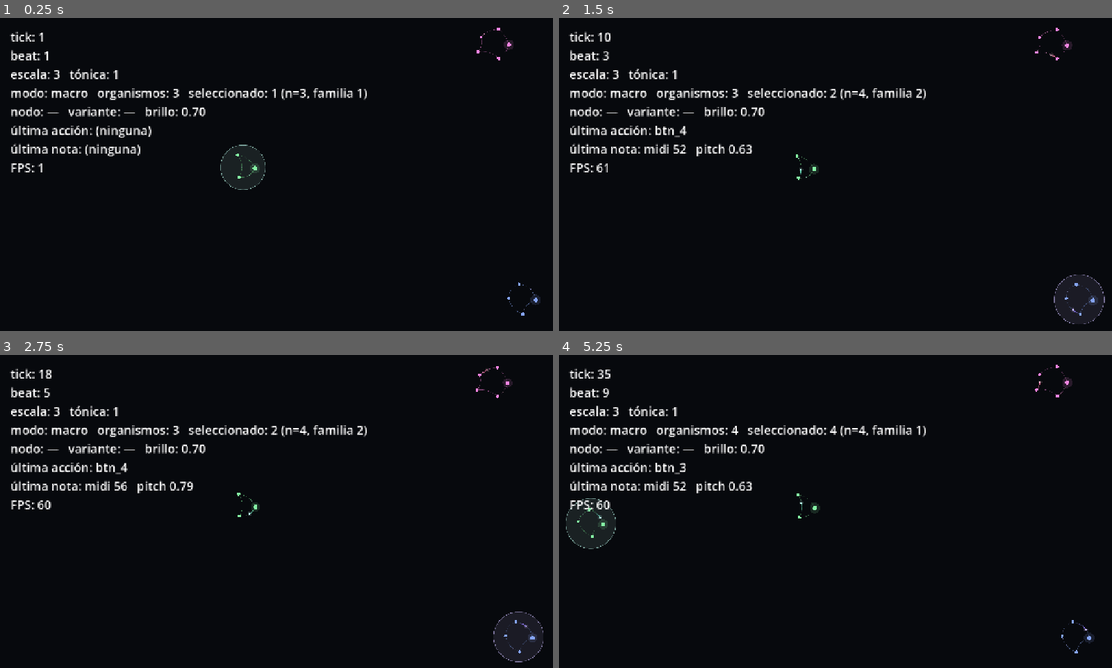
Above: before the commit, frames 1-4 (two rows, left to right).
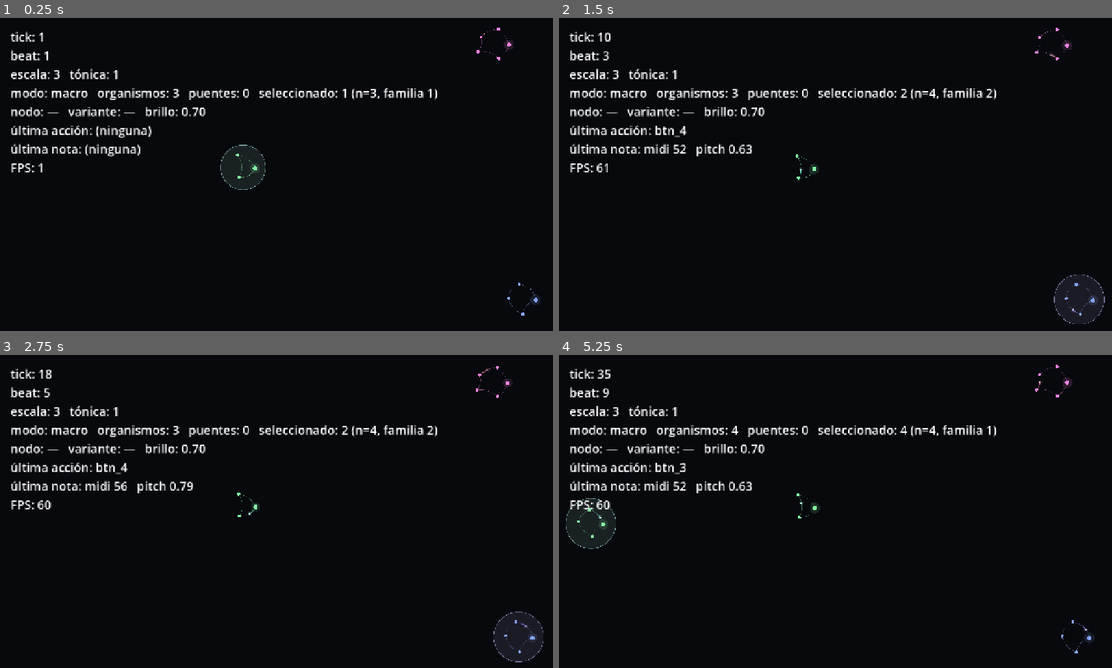
Above: after the commit, the same moments.

Repository: maximorales36-png/Arcumai-Organismo
Game: Godot game, scene res://src/view/main.tscn
Two runs of this game, one before a commit and one after it. Both use one fixed random seed, a clock stepped at 60 frames per second and the inputs below.
Inputs:
- Up to frame 1 (0.25 s): no input
- Up to frame 2 (1.5 s): hold D (joy_right) 0.53-1.28 s; tap K (btn_3) at 0.6 s; tap L (btn_4) at 0.8, 1.35 s; hold S (joy_down) from 1.28 s (still down)
- Up to frame 3 (2.75 s): tap K (btn_3) at 1.55 s; release S (joy_down) at 2.03 s; hold D (joy_right) from 2.03 s (still down); tap H (btn_1) at 2.1 s; tap L (btn_4) at 2.3 s
- Up to frame 4 (5.25 s): release D (joy_right) at 2.78 s; hold W (joy_up) 2.78-3.53 s; tap J (btn_2) at 2.85 s; tap K (btn_3) at 3.05, 3.6, 4.55, 5.1 s; hold A (joy_left) 3.53-5.03 s; tap L (btn_4) at 3.8, 4.35 s; hold S (joy_down) from 5.03 s (still down)

The runs differ from the first frame. In frame 1, 0.8% of the frame differs, in the area x 34-80%, y 22-27%; in frame 2, 0.9%; in frame 3, 0.9%; in frame 4, 0.9%.

Commit message:
M8: puentes

Diff:
--- /dev/null
+++ b/src/core/bridge.gd
@@ -0,0 +1,20 @@
+# Puente dirigido entre dos organismos (R-27, R-28): guarda los ids de origen y
+# destino y los índices de nodo emisor y receptor. Los índices se calculan una
+# vez al crear el puente y quedan fijos; la posición de mundo de cada nodo se
+# recalcula al dibujar, así la deriva y el arrastre mueven el filamento.
+# No conoce escenas, audio ni el tiempo: es solo el dato del puente.
+
+class_name Bridge
+extends RefCounted
+
+var from_id: int
+var from_node: int
+var to_id: int
+var to_node: int
+
+
+func _init(source_id: int, source_node: int, target_id: int, target_node: int) -> void:
+	from_id = source_id
+	from_node = source_node
+	to_id = target_id
+	to_node = target_node
--- /dev/null
+++ b/src/core/bridge_network.gd
@@ -0,0 +1,115 @@
+# Red de puentes dirigidos y su cola de ecos (R-27, R-28). Mantiene los puentes
+# existentes, encola un eco por cada disparo no-eco de un nodo emisor y entrega
+# los ecos vencidos en orden de llegada. Los puentes se identifican por el par
+# ordenado (origen, destino). No conoce escenas ni audio: el mundo le pasa los
+# disparos y le pide los ecos que vencen; `echoes` es de lectura para la vista.
+
+class_name BridgeNetwork
+extends RefCounted
+
+var bridges: Array[Bridge] = []
+
+# Cola FIFO de ecos. Cada evento guarda el puente que lo originó y el tick en
+# que vence; se conserva el orden de encolado (R-04).
+var echoes: Array[Dictionary] = []
+
+
+func count() -> int:
+	return bridges.size()
+
+
+func find(from_id: int, to_id: int) -> Bridge:
+	for bridge in bridges:
+		if bridge.from_id == from_id and bridge.to_id == to_id:
+			return bridge
+	return null
+
+
+func has(from_id: int, to_id: int) -> bool:
+	return find(from_id, to_id) != null
+
+
+# R-28: máximo un puente por par ordenado y MAX_BRIDGES en total.
+func can_add(from_id: int, to_id: int) -> bool:
+	return not has(from_id, to_id) and bridges.size() < Config.MAX_BRIDGES
+
+
+func add(bridge: Bridge) -> bool:
+	if not can_add(bridge.from_id, bridge.to_id):
+		return false
+	bridges.append(bridge)
+	return true
+
+
+# Quitar un puente también descarta los ecos que todavía no vencieron: si el
+# puente ya no está, no tiene sentido que su eco siga viajando.
+func remove(from_id: int, to_id: int) -> bool:
+	for i in bridges.size():
+		if bridges[i].from_id == from_id and bridges[i].to_id == to_id:
+			bridges.remove_at(i)
+			_drop_echoes_of(from_id, to_id)
+			return true
+	return false
+
+
+# R-28: al eliminar un organismo se van todos sus puentes, como origen o destino.
+func remove_for(organism_id: int) -> void:
+	var i := 0
+	while i < bridges.size():
+		if bridges[i].from_id == organism_id or bridges[i].to_id == organism_id:
+			bridges.remove_at(i)
+		else:
+			i += 1
+	_drop_echoes_for(organism_id)
+
+
+# R-27: un disparo no-eco de un nodo emisor encola exactamente un eco en el
+# receptor. Los ecos no encolan otros ecos (sin contagio).
+func on_node_fired(organism_id: int, node_index: int, tick: int, is_echo: bool) -> void:
+	if is_echo:
+		return
+	for bridge in bridges:
+		if bridge.from_id == organism_id and bridge.from_node == node_index:
+			echoes.append({
+				"tick": tick + Config.BRIDGE_DELAY_TICKS,
+				"from_id": bridge.from_id,
+				"from_node": bridge.from_node,
+				"to_id": bridge.to_id,
+				"to_node": bridge.to_node,
+			})
+
+
+# R-04: entrega los ecos vencidos en orden de la cola. `alive` es el conjunto de
+# ids que todavía existen: si A o B ya no está, el evento se descarta (R-27).
+func take_due(tick: int, alive: Dictionary) -> Array[Dictionary]:
+	var due: Array[Dictionary] = []
+	var i := 0
+	while i < echoes.size():
+		var echo: Dictionary = echoes[i]
+		if echo.tick > tick:
+			i += 1
+			continue
+		echoes.remove_at(i)
+		if alive.has(echo.from_id) and alive.has(echo.to_id):
+			due.append(echo)
+	return due
+
+
+func _drop_echoes_of(from_id: int, to_id: int) -> void:
+	var i := 0
+	while i < echoes.size():
+		var echo: Dictionary = echoes[i]
+		if echo.from_id == from_id and echo.to_id == to_id:
+			echoes.remove_at(i)
+		else:
+			i += 1
+
+
+func _drop_echoes_for(organism_id: int) -> void:
+	var i := 0
+	while i < echoes.size():
+		var echo: Dictionary = echoes[i]
+		if echo.from_id == organism_id or echo.to_id == organism_id:
+			echoes.remove_at(i)
+		else:
+			i += 1
--- a/src/core/organism_model.gd
+++ b/src/core/organism_model.gd
@@ -143,6 +143,12 @@
 			node_fired.emit(id, node_index, tick, false)
 
 
+# R-27: un eco no nace del ciclo del organismo: no toca `fired`, el origen ni
+# el ancla. Solo emite el disparo para que la escena lo trate como sonido.
+func emit_echo(node_index: int, tick: int) -> void:
+	node_fired.emit(id, node_index, tick, true)
+
+
 # Cambia el nodo origen (R-19): solo se reordena S, no los ticks por hifa,
 # y se conservan los disparos ya hechos en el ciclo.
 func set_origin(node_index: int) -> void:
--- a/src/core/world.gd
+++ b/src/core/world.gd
@@ -21,6 +21,8 @@
 
 var organisms: Array[OrganismState] = []
 var selected: int = 0
+# R-27/R-28: puentes dirigidos y su cola de ecos. La vista los lee para dibujar.
+var bridges := BridgeNetwork.new()
 
 var _rng: RandomNumberGenerator
 var _next_id := 1
@@ -31,6 +33,7 @@
 var _spawn_previous_id := -1
 var _dissolving := false
 var _dissolve_elapsed := 0.0
+var _connecting := false
 
 
 func _init(rng: RandomNumberGenerator) -> void:
@@ -73,6 +76,10 @@
 
 func is_dissolving() -> bool:
 	return _dissolving
+
+
+func is_connecting() -> bool:
+	return _connecting
 
 
 # Progreso del desvanecimiento de R-34, de 0 a 1 durante DISSOLVE_HOLD_MS.
@@ -120,6 +127,8 @@
 		return
 	if _dissolving:
 		return
+	if _connecting:
+		return
 
 	var next := Selection.pick(organisms[selected].position, direction, _positions())
 	if next < 0:
@@ -169,9 +178,60 @@
 		_dissolve_elapsed = 0.0
 
 
-# B3 en Macro crea puentes, que son M8: por ahora es una acción imposible.
+# R-28: B3 en Macro arma el gesto de puente; la dirección llega como cambio de
+# joystick. Durante una siembra o disolución no hay puente posible.
 func b3_pressed() -> void:
-	rejected.emit()
+	if _spawning or _dissolving:
+		rejected.emit()
+		return
+	_connecting = true
+
+
+func b3_released() -> void:
+	_connecting = false
+
+
+# Al cambiar de vista se cortan los gestos a medias: si B3 quedó apretado, no
+# debe seguir armado al volver a Macro (B3 en Micro es otra función).
+func reset_gestures() -> void:
+	_connecting = false
+
+
+# R-28: B3 mantenido + dirección. El vecino se elige con la misma regla que
+# R-30; si el puente ya existe se quita, y si no hay lugar se rechaza.
+func connect_toward(direction: Vector2) -> void:
+	var source := selected_organism()
+	if source == null:
+		return
+	var target_index := Selection.pick(source.position, direction, _positions())
+	if target_index < 0:
+		rejected.emit()
+		return
+	var target := organisms[target_index]
+	if bridges.remove(source.id, target.id):
+		return
+	if not bridges.can_add(source.id, target.id):
+		rejected.emit()
+		return
+	bridges.add(make_bridge(source, target))
+
+
+# R-27: la escena le pasa cada disparo. El disparo de un nodo emisor encola el
+# eco del puente; los ecos no vuelven a encolar (sin contagio).
+func on_node_fired(organism_id: int, node_index: int, tick: int, is_echo: bool) -> void:
+	bridges.on_node_fired(organism_id, node_index, tick, is_echo)
+
+
+# R-04: después de que todos los organismos evaluaron sus disparos, vencen los
+# ecos. Se entregan en orden de la cola y se descartan si A o B ya no existe.
+func flush_echoes(tick: int) -> void:
+	var alive := {}
+	for organism in organisms:
+		alive[organism.id] = true
+	for echo in bridges.take_due(tick, alive):
+		var target := find_by_id(echo.to_id)
+		if target != null:
+			target.model.emit_echo(echo.to_node, tick)
 
 
 # Deriva cosmética (R-38) y reloj de la disolución. El delta solo anima: no
@@ -202,6 +262,30 @@
 	return best
 
 
+# R-28: el nodo emisor es el de A más cercano al centro de B y el receptor el
+# de B más cercano al centro de A, en coordenadas de mundo. Se guardan como
+# índices fijos; la vista sigue la posición de esos nodos.
+static func make_bridge(source: OrganismState, target: OrganismState) -> Bridge:
+	return Bridge.new(
+		source.id,
+		closest_node_to(source, target.position),
+		target.id,
+		closest_node_to(target, source.position)
+	)
+
+
+static func closest_node_to(organism: OrganismState, point: Vector2) -> int:
+	var best := 0
+	var best_distance := INF
+	for i in organism.model.n:
+		var world_position := organism.position + organism.model.nodes[i]
+		var distance := world_position.distance_squared_to(point)
+		if distance < best_distance:
+			best_distance = distance
+			best = i
+	return best
+
+
 static func random_world_point(rng: RandomNumberGenerator) -> Vector2:
 	var margin := Config.r_max(Config.N_MAX) * Config.MACRO_ORG_SCALE
 	return Vector2(
@@ -223,6 +307,7 @@
 func _cancel_spawn() -> void:
 	var organism := organisms[_spawn_index]
 	organisms.remove_at(_spawn_index)
+	bridges.remove_for(organism.id)
 	_spawning = false
 	_spawn_index = -1
 	var previous := index_of_id(_spawn_previous_id)
@@ -235,6 +320,7 @@
 func _remove_selected() -> void:
 	var organism := organisms[selected]
 	organisms.remove_at(selected)
+	bridges.remove_for(organism.id)
 	_dissolving = false
 	_dissolve_elapsed = 0.0
 	if selected >= organisms.size():
--- /dev/null
+++ b/src/view/bridges_view.gd
@@ -0,0 +1,98 @@
+# Vista de los puentes (R-27, R-28): dibuja cada puente como un filamento
+# luminoso tensado entre el nodo emisor y el receptor, y el eco como un punto
+# que viaja por ese filamento durante BRIDGE_DELAY_TICKS. Recibe el mundo y el
+# reloj; no decide reglas. Los extremos siguen a los nodos, así la deriva y el
+# arrastre mueven el filamento sin recalcular nada en el núcleo.
+
+class_name BridgesView
+extends Node2D
+
+# Todo lo de acá es cosmético: se ajusta a ojo.
+const FILAMENT_WIDTH := 1.8
+const FILAMENT_ALPHA := 0.34
+const FILAMENT_BOW := 0.05
+const FILAMENT_SEGMENTS := 18
+const ECHO_RADIUS := 4.5
+const ECHO_HALO := 2.2
+const ECHO_ALPHA := 0.95
+
+var _world: World
+var _clock: Clock
+
+
+func setup(world: World, clock: Clock) -> void:
+	_world = world
+	_clock = clock
+
+
+# El filamento y los ecos se mueven todos los frames: el dibujo se rehace.
+func update_visuals() -> void:
+	queue_redraw()
+
+
+func _draw() -> void:
+	if _world == null:
+		return
+	for bridge in _world.bridges.bridges:
+		var source := _world.find_by_id(bridge.from_id)
+		var target := _world.find_by_id(bridge.to_id)
+		if source == null or target == null:
+			continue
+		var from := _node_world(source, bridge.from_node)
+		var to := _node_world(target, bridge.to_node)
+		var color := OrganismView.family_pulse_color(source.family)
+		draw_polyline(_filament(from, to), Color(color, FILAMENT_ALPHA), FILAMENT_WIDTH, true)
+	for echo in _world.bridges.echoes:
+		_draw_echo(echo)
+
+
+# El eco recorre la misma curva que el filamento, de A hacia B. La fracción
+# sale del tick y de la fracción del reloj: la vista no lleva estado propio.
+func _draw_echo(echo: Dictionary) -> void:
+	var source := _world.find_by_id(echo.from_id)
+	var target := _world.find_by_id(echo.to_id)
+	if source == null or target == null:
+		return
+	var from := _node_world(source, echo.from_node)
+	var to := _node_world(target, echo.to_node)
+	var delay := maxf(1.0, float(Config.BRIDGE_DELAY_TICKS))
+	var start := float(echo.tick) - delay
+	var now := float(_clock.tick) + _clock.fraction()
+	var u := clampf((now - start) / delay, 0.0, 1.0)
+	var position := _point_on(from, to, u)
+	var color := OrganismView.family_pulse_color(source.family)
+	draw_circle(position, ECHO_RADIUS * ECHO_HALO, Color(color, 0.16))
+	draw_circle(position, ECHO_RADIUS, Color(color, ECHO_ALPHA))
+
+
+func _filament(from: Vector2, to: Vector2) -> PackedVector2Array:
+	var control := _control_point(from, to)
+	var points := PackedVector2Array()
+	for i in FILAMENT_SEGMENTS + 1:
+		var t := float(i) / float(FILAMENT_SEGMENTS)
+		points.append(_quadratic(from, control, to, t))
+	return points
+
+
+# Curva cuadrática con un arco apenas marcado: un filamento tensado, no una
+# recta geométrica. El control se corre perpendicular al segmento.
+func _control_point(from: Vector2, to: Vector2) -> Vector2:
+	var chord := to - from
+	if chord.length_squared() <= 0.0:
+		return from
+	var normal := Vector2(-chord.y, chord.x).normalized()
+	return (from + to) * 0.5 + normal * chord.length() * FILAMENT_BOW
+
+
+func _point_on(from: Vector2, to: Vector2, t: float) -> Vector2:
+	return _quadratic(from, _control_point(from, to), to, t)
+
+
+func _quadratic(from: Vector2, control: Vector2, to: Vector2, t: float) -> Vector2:
+	return from.lerp(control, t).lerp(control.lerp(to, t), t)
+
+
+func _node_world(organism: OrganismState, node_index: int) -> Vector2:
+	if node_index < 0 or node_index >= organism.model.nodes.size():
+		return organism.position
+	return organism.position + organism.model.nodes[node_index]
--- a/src/view/main.gd
+++ b/src/view/main.gd
@@ -58,6 +58,7 @@
 var _stick := Vector2.ZERO
 var _views: Dictionary = {}
 var _buses: Dictionary = {}
+var _bridges_view: BridgesView
 
 
 func _ready() -> void:
@@ -81,6 +82,11 @@
 			_samples.append(load(SAMPLE_PATH % [family + 1, variant]))
 
 	_world = World.new(rng)
+	# Los puentes se dibujan detrás de los organismos: la vista se agrega antes
+	# que las vistas de organismo.
+	_bridges_view = BridgesView.new()
+	_bridges_view.setup(_world, _clock)
+	_world_layer.add_child(_bridges_view)
 	_world.organism_added.connect(_on_organism_added)
 	_world.organism_removed.connect(_on_organism_removed)
 	_world.organism_rebuilt.connect(_on_organism_rebuilt)
@@ -119,6 +125,7 @@
 		var view: OrganismView = _views.get(organism.id)
 		if view != null and view.visible:
 			view.update_visuals(_current_phase_f(organism.model), delta)
+	_bridges_view.update_visuals()
 	_fps_label.text = "FPS: %d" % Engine.get_frames_per_second()
 
 
@@ -140,11 +147,15 @@
 	_world.set_tick(tick)
 	for organism in _world.organisms:
 		organism.model.on_tick(tick)
+	# R-04: recién después de los disparos de los organismos vencen los ecos.
+	_world.flush_echoes(tick)
 
 
 # La altura del nodo se convierte en nota al momento del disparo: si se movió
-# el nodo, la nota nueva sale sola (R-23) sin recalcular nada por tick.
-func _on_node_fired(organism_id: int, node_index: int, _tick: int, _is_echo: bool) -> void:
+# el nodo, la nota nueva sale sola (R-23) sin recalcular nada por tick. Los
+# ecos pasan por acá igual que los disparos propios: sonido y flash del nodo.
+func _on_node_fired(organism_id: int, node_index: int, tick: int, is_echo: bool) -> void:
+	_world.on_node_fired(organism_id, node_index, tick, is_echo)
 	var organism := _world.find_by_id(organism_id)
 	if organism == null:
 		return
@@ -177,6 +188,11 @@
 
 func _on_stick_changed(direction: Vector2) -> void:
 	_stick = direction
+	# R-28: con B3 apretado el joystick conecta, no navega. Se usa el cambio de
+	# dirección (sin auto-repetición) para que un gesto cree o quite un puente.
+	if _mode == MODE_MACRO and _world.is_connecting() and direction != Vector2.ZERO:
+		_world.connect_toward(direction)
+		_update_labels()
 
 
 func _on_button_pressed(action: String) -> void:
@@ -216,6 +232,8 @@
 	match action:
 		"btn_2":
 			_world.b2_released()
+		"btn_3":
+			_world.b3_released()
 		"btn_4":
 			_world.b4_released()
 
@@ -253,6 +271,7 @@
 		return
 	_mode = MODE_MICRO
 	_zoom_target = 1.0
+	_world.reset_gestures()
 	organism.session.reset_gestures()
 	_update_focus_targets()
 	_layout_views()
@@ -265,6 +284,7 @@
 		organism.session.reset_gestures()
 	_mode = MODE_MACRO
 	_zoom_target = 0.0
+	_world.reset_gestures()
 	_update_focus_targets()
 	_layout_views()
 	_update_labels()
@@ -471,8 +491,9 @@
 		return
 
 	if _mode == MODE_MACRO:
-		_world_label.text = "modo: macro   organismos: %d   seleccionado: %d (n=%d, familia %d)" % [
+		_world_label.text = "modo: macro   organismos: %d   puentes: %d   seleccionado: %d (n=%d, familia %d)" % [
 			_world.count(),
+			_world.bridges.count(),
 			_world.selected + 1,
 			organism.model.n,
 			organism.family + 1,
--- a/src/view/organism_view.gd
+++ b/src/view/organism_view.gd
@@ -76,7 +76,7 @@
 func setup(model: OrganismModel, family: int = 0) -> void:
 	_model = model
 	# Cada familia tiene su matiz (DISENO 5.1): las 3 quedan separadas 0,24.
-	_base_hue = fposmod(0.38 + 0.24 * float(family), 1.0)
+	_base_hue = family_hue(family)
 	_flash.resize(model.n)
 	_flash.fill(0.0)
 	_trail.clear()
@@ -290,6 +290,16 @@
 	return Color.from_hsv(fposmod(_base_hue + 0.08, 1.0), 0.25, 1.0)
 
 
+# Matiz de la familia (DISENO 5.1): las 3 quedan separadas 0,24. La comparten
+# la vista del organismo y la de los puentes para que el color sea el mismo.
+static func family_hue(family: int) -> float:
+	return fposmod(0.38 + 0.24 * float(family), 1.0)
+
+
+static func family_pulse_color(family: int) -> Color:
+	return Color.from_hsv(fposmod(family_hue(family) + 0.08, 1.0), 0.25, 1.0)
+
+
 # La cola usa el matiz saturado: a baja opacidad el color pálido se ve gris.
 func _trail_color() -> Color:
 	return Color.from_hsv(fposmod(_base_hue + 0.08, 1.0), 0.55, 1.0)
--- /dev/null
+++ b/tests/test_bridges.gd
@@ -0,0 +1,141 @@
+# Tests de puentes (R-27, R-28): T-11 y T-12.
+# T-11: un disparo no-eco del nodo emisor produce exactamente un eco en el nodo
+# receptor a T + BRIDGE_DELAY_TICKS, y el eco no encola otros ecos.
+# T-12: los topes se respetan y disolver un organismo descarta sus puentes y
+# ecos pendientes sin error.
+# Contrato: `extends RefCounted` con `run() -> Array[Dictionary]`.
+
+extends RefCounted
+
+var _rejections := 0
+
+
+func run() -> Array[Dictionary]:
+	return [_t11(), _t12()]
+
+
+func _t11() -> Dictionary:
+	var network := BridgeNetwork.new()
+	if not network.add(Bridge.new(1, 2, 2, 3)):
+		return _fail("T-11", "no se pudo crear el puente")
+
+	network.on_node_fired(1, 2, 10, false)
+	if network.take_due(10 + Config.BRIDGE_DELAY_TICKS - 1, _alive([1, 2])).size() != 0:
+		return _fail("T-11", "el eco venció antes de tiempo")
+	var due := network.take_due(10 + Config.BRIDGE_DELAY_TICKS, _alive([1, 2]))
+	if due.size() != 1:
+		return _fail("T-11", "el eco no venció exactamente una vez")
+	if due[0].to_id != 2 or due[0].to_node != 3:
+		return _fail("T-11", "el eco no llegó al nodo receptor")
+
+	# Un eco no encola otro eco (sin contagio).
+	network.on_node_fired(2, 3, 20, true)
+	if network.take_due(100, _alive([1, 2])).size() != 0:
+		return _fail("T-11", "un eco encoló otro eco")
+
+	# Un disparo de un nodo que no es emisor no encola nada.
+	network.on_node_fired(1, 0, 30, false)
+	if network.take_due(100, _alive([1, 2])).size() != 0:
+		return _fail("T-11", "un nodo que no es emisor encoló un eco")
+
+	# El eco sale por el modelo del destino como disparo con is_echo = true.
+	var model := OrganismModel.new(7, 3, 0, _rng())
+	var recorded: Array = []
+	model.node_fired.connect(_record.bind(recorded))
+	model.emit_echo(1, 40)
+	if recorded.size() != 1:
+		return _fail("T-11", "emit_echo no emitió exactamente un disparo")
+	var shot: Dictionary = recorded[0]
+	if shot.node != 1 or shot.tick != 40 or not shot.is_echo:
+		return _fail("T-11", "el eco no se emitió como disparo de eco")
+
+	return _ok("T-11", "un disparo no-eco produce un eco a T + %d y el eco no encola otros" % [
+		Config.BRIDGE_DELAY_TICKS
+	])
+
+
+func _t12() -> Dictionary:
+	# Tope de puentes.
+	var network := BridgeNetwork.new()
+	for i in Config.MAX_BRIDGES:
+		if not network.add(Bridge.new(1, 0, i + 2, 0)):
+			return _fail("T-12", "no se pudo llegar a MAX_BRIDGES")
+	if network.add(Bridge.new(1, 0, 999, 0)):
+		return _fail("T-12", "se superó MAX_BRIDGES")
+
+	# Un puente por par ordenado; A->B y B->A pueden coexistir.
+	var pair := BridgeNetwork.new()
+	if not pair.add(Bridge.new(1, 0, 2, 0)):
+		return _fail("T-12", "no se pudo crear el puente directo")
+	if not pair.add(Bridge.new(2, 0, 1, 0)):
+		return _fail("T-12", "no se pudo crear el puente inverso")
+	if pair.add(Bridge.new(1, 0, 2, 0)):
+		return _fail("T-12", "se duplicó un par ordenado")
+
+	# Quitar un puente cancela su eco pendiente.
+	var toggled := BridgeNetwork.new()
+	toggled.add(Bridge.new(1, 0, 2, 0))
+	toggled.on_node_fired(1, 0, 5, false)
+	toggled.remove(1, 2)
+	if toggled.take_due(100, _alive([1, 2])).size() != 0:
+		return _fail("T-12", "un puente quitado dejó su eco pendiente")
+
+	# Disolver un organismo elimina sus puentes y descarta ecos sin error.
+	var world := World.new(_rng())
+	world.set_tick(0)
+	world.add_organism(3)
+	world.add_organism(3)
+	var first := world.organisms[0]
+	var second := world.organisms[1]
+	world.bridges.add(Bridge.new(first.id, 0, second.id, 0))
+	world.on_node_fired(first.id, 0, 10, false)
+	world.select(0)
+	world.b4_pressed()
+	world.update(Config.DISSOLVE_HOLD_MS / 1000.0 + 0.1)
+	if world.count() != 1:
+		return _fail("T-12", "la disolución no eliminó el organismo")
+	if world.bridges.count() != 0:
+		return _fail("T-12", "quedaron puentes del organismo disuelto")
+	world.flush_echoes(10 + Config.BRIDGE_DELAY_TICKS)
+	if world.bridges.echoes.size() != 0:
+		return _fail("T-12", "quedaron ecos pendientes del organismo disuelto")
+
+	# Tope de organismos (R-33): al llegar a MAX_ORGANISMS, B2 rechaza.
+	var full := World.new(_rng())
+	full.rejected.connect(_count_rejection)
+	for i in Config.MAX_ORGANISMS:
+		full.add_organism(Config.N_DEFAULT)
+	full.b2_pressed()
+	if _rejections != 1:
+		return _fail("T-12", "B2 no rechazó con MAX_ORGANISMS alcanzado")
+
+	return _ok("T-12", "MAX_BRIDGES y MAX_ORGANISMS se respetan; disolver descarta puentes y ecos")
+
+
+func _count_rejection() -> void:
+	_rejections += 1
+
+
+func _record(_organism_id: int, node_index: int, tick: int, is_echo: bool, into: Array) -> void:
+	into.append({"node": node_index, "tick": tick, "is_echo": is_echo})
+
+
+func _alive(ids: Array) -> Dictionary:
+	var alive := {}
+	for id in ids:
+		alive[id] = true
+	return alive
+
+
+func _rng() -> RandomNumberGenerator:
+	var rng := RandomNumberGenerator.new()
+	rng.seed = 20260101
+	return rng
+
+
+func _ok(test_id: String, detail: String) -> Dictionary:
+	return {"id": test_id, "ok": true, "detail": detail}
+
+
+func _fail(test_id: String, detail: String) -> Dictionary:
+	return {"id": test_id, "ok": false, "detail": detail}
Not shown, added: src/core/bridge.gd.uid
Not shown, added: src/core/bridge_network.gd.uid
Not shown, added: src/view/bridges_view.gd.uid
Not shown, added: tests/test_bridges.gd.uid
Not shown, changed: DISENO.md
